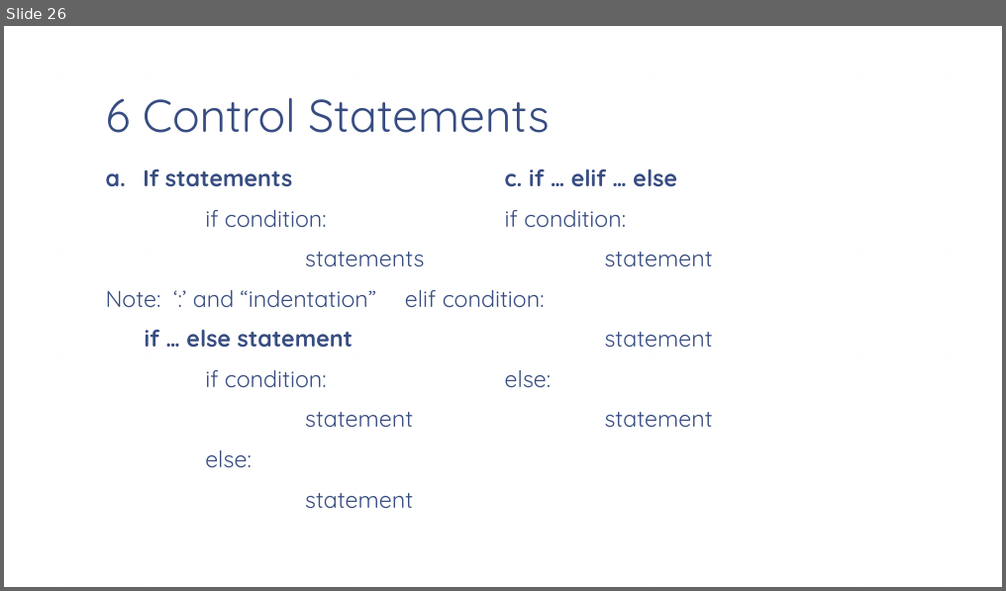
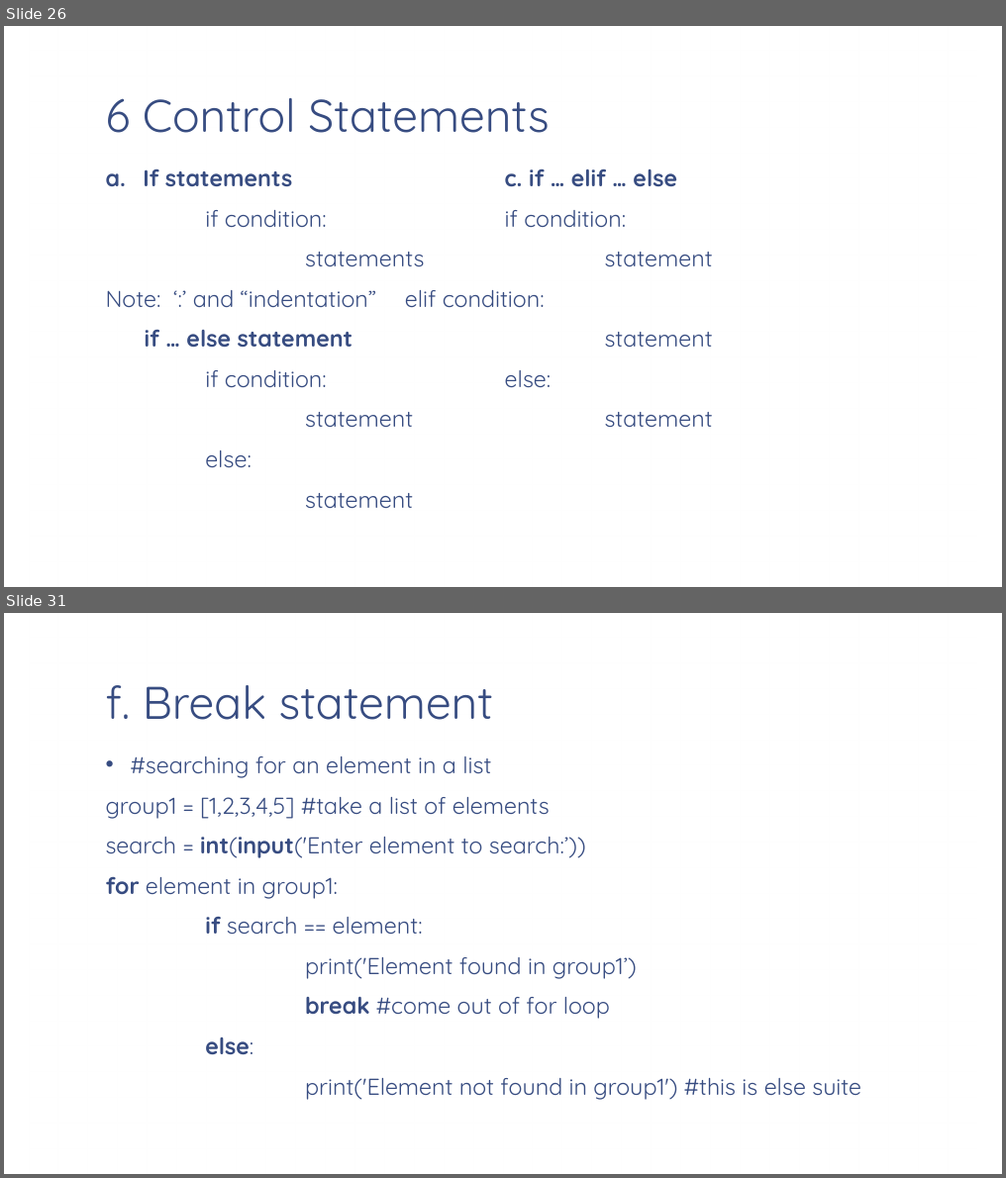
Before and after one commit to vaishnavi-consultants/Computer-Science, a slide deck: Python/Session2/PPT/Python_Fundamentals(Notes).pptx. Shown one above the other, each under a label of ours: slide 26 before the commit, slides 26 and 31 after it; the slides between them are not shown. The pictures are 1006x591 and 1006x1178 pixels, drawn with LibreOffice and Linux fonts; fonts in the diff are those of the drawing; background and template pictures are left out. Boxes give left, top, right and bottom in pixels: in the first picture for what was removed or moved away, otherwise in the second. Text is boxed around its words. In the diff, an @@ line names an element or a change of style, - is before the commit and + after.

```diff
--- a/Python/Session2/PPT/Python_Fundamentals(Notes).pptx
+++ b/Python/Session2/PPT/Python_Fundamentals(Notes).pptx
@@ slide 31 added at [4, 613, 1002, 1174], background picture (left out); not listed: 1 template element that a slide beside it also shows @@
@@ title added at [106, 685, 493, 720], 44 pt, text #374C81 @@
+f. Break statement
@@ text added at [106, 757, 861, 1100], 22.2 pt, text #374C81 @@
+• #searching for an element in a list
+group1 = [1,2,3,4,5] #take a list of elements
+search = int(input('Enter element to search:’))
+for element in group1:
+if search == element:
+print('Element found in group1’)
+break #come out of for loop
+else:
+print('Element not found in group1') #this is else suite
```
Also in this commit, not shown: 5 slides changed, 4 other slides added.
